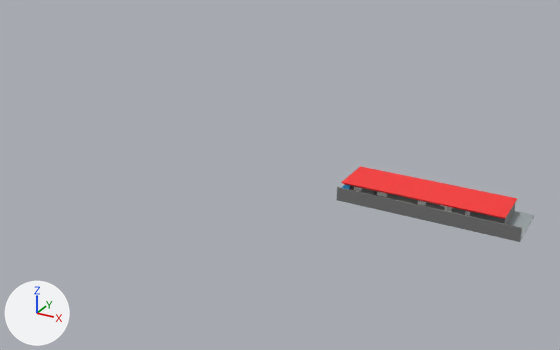
The FBX model Blender Assets Saved/Preschool Files/PreSchool-Not-Textured-Indoors.fbx as it was, and as the next commit left it.
Rendered twice from a 50 mm lens placed at (114.6, -118.4, 61.8), pointed at (45.7, 7.0, -0.9). Lighting does not change. The marker at lower left points along +X, +Y and +Z. The first picture is the older version. Where no turn or scale is listed for an object, it has been applied to the vertices. Vertices at exactly the same position are counted once.

The first picture shows 'Floor', 'OutsideWall', 'Plane.003', 'Wall'.
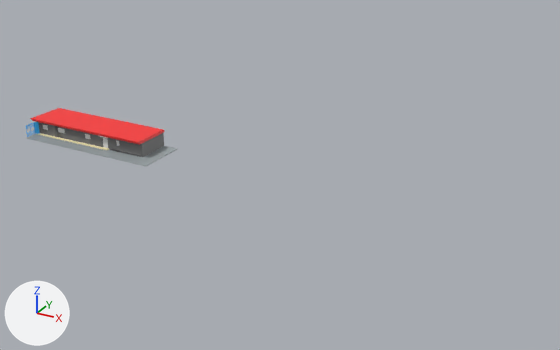
Where the newer file only moved an object's origin or applied its transform, the numbers keep the older frame.

Edits to the scene script, one JSON object a line:
```json
{"block": "me_plane", "where": "# used by ob_plane_003; location = (0.0, 0.0, 0.0)"}
{"op": "remove", "block": "me_plane", "code": "me_plane.from_pydata(...)  # 16 vertices, 14 faces; spans x 60.7..91.1, y 3.5..12.5, z 1.7..2.1"}
{"op": "add", "block": "me_plane", "code": "me_plane.from_pydata(...)  # 16 vertices, 14 faces; spans x -14.3..16.1, y -0.5..8.5, z 2.5..3.2"}
{"block": "me_plane", "change": "me_plane part 3: the whole mesh is scaled about its middle by (1, 1, 1.5), then moved by (-75.0, -4.0, 1.0)"}
{"block": "me_plane_005", "where": "# used by ob_wall; location = (0.0, 0.0, 0.0)"}
{"op": "remove", "block": "me_plane_005", "code": "me_plane_005.from_pydata(...)  # 668 vertices, 702 faces; spans x 60.9..91.0, y 4.9..12.4, z -0.5..1.7"}
{"op": "add", "block": "me_plane_005", "code": "me_plane_005.from_pydata(...)  # 668 vertices, 702 faces; spans x -14.1..16.0, y 0.9..8.4, z -0.7..2.6"}
{"block": "me_plane_005", "change": "me_plane_005 part 2: the loose piece of 656 vertices spanning x 60.9..91.0, y 4.9..12.4, z -0.5..1.7 is scaled about its middle by (1, 1, 1.5), then moved by (-75.0, -4.0, 0.3)"}
{"block": "me_plane_005", "change": "other edits to the shape of me_plane_005 do not show in these pictures"}
{"block": "me_plane_023", "where": "# used by ob_floor; location = (0.0, 0.0, 0.0)"}
{"op": "remove", "block": "me_plane_023", "code": "me_plane_023.from_pydata(...)  # 36 vertices, 34 faces; spans x 60.9..94.6, y 1.4..12.4, z -0.6..-0.3"}
{"op": "add", "block": "me_plane_023", "code": "me_plane_023.from_pydata(...)  # 36 vertices, 34 faces; spans x -14.1..19.6, y -2.6..8.4, z -0.8..-0.5"}
{"block": "me_plane_023", "change": "me_plane_023 part 1: the whole mesh is moved by (-75.0, -4.0, -0.2)"}
{"op": "remove", "block": "ob_outsidewall", "code": ["ob_outsidewall = bpy.data.objects.new('OutsideWall', me_plane_025)", "ob_outsidewall.location = (0.0, 0.0, 0.0)"]}
```

Changed parts and their boxes [x1, y1, x2, y2] in the pictures (560 x 350 px):
```json
{"object": "Plane.003", "change": "moved, rescaled", "before": [341, 166, 517, 219], "after": [30, 108, 164, 145], "on screen": "24% narrower, 30% shorter"}
{"object": "OutsideWall", "change": "deleted", "before": [337, 187, 522, 242]}
{"object": "Wall", "change": "reshaped", "before": [345, 184, 515, 224], "after": [38, 122, 164, 157]}
{"object": "Floor", "change": "moved", "before": [507, 211, 535, 241], "after": [27, 133, 177, 167]}
```
